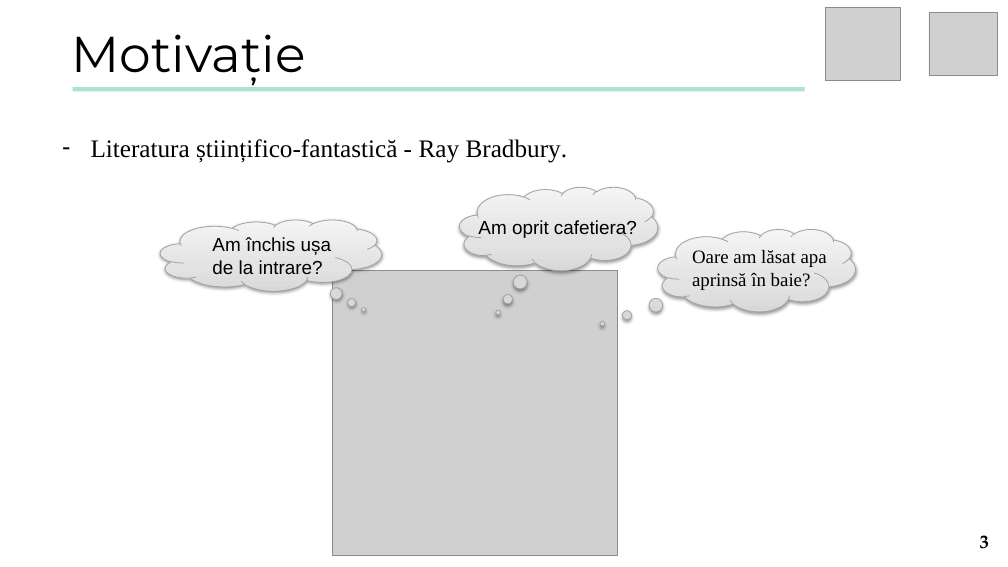
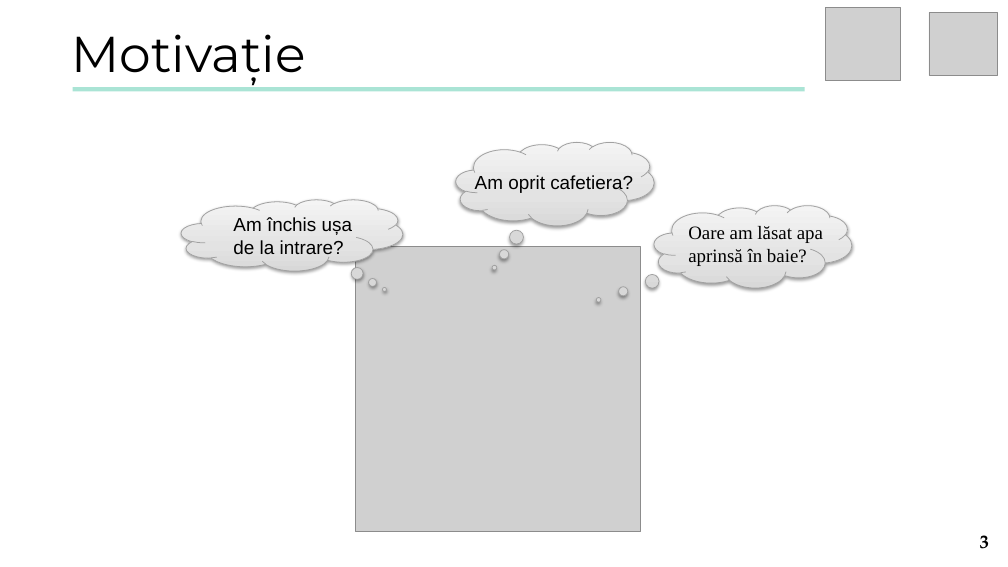
Before and after one commit to turcunicusor/Licenta, a slide deck: slide 3 of Documentation/Presentation.pptx. Drawn at 1008x567 pixels with LibreOffice and Linux fonts; fonts in the diff are those of the drawing; grey boxes stand for pictures. Boxes give left, top, right and bottom in pixels: in the first picture for what was removed or moved away, otherwise in the second. Text is boxed around its words. In the diff, an @@ line names an element or a change of style, - is before the commit and + after.

Commit message:
updated doc and presentation

```diff
--- a/Documentation/Presentation.pptx
+++ b/Documentation/Presentation.pptx
@@ text removed at (91, 139, 567, 163) @@
-– Literatura științifico-fantastică - Ray Bradbury.
@@ thought cloud: place and size @@
-thought cloud at (460, 187, 658, 270)
+thought cloud at (456, 142, 654, 225)
@@ text "Am oprit cafetiera?": place and size @@
-text "Am oprit cafetiera?" at (478, 220, 637, 238)
+text "Am oprit cafetiera?" at (475, 175, 633, 193)
@@ thought cloud: place and size @@
-thought cloud at (160, 220, 382, 291)
+thought cloud at (181, 200, 403, 271)
@@ text "Am închis ușa de la ...": place and size @@
-text "Am închis ușa de la ..." at (212, 237, 331, 278)
+text "Am închis ușa de la ..." at (233, 217, 352, 258)
@@ thought cloud: place and size @@
-thought cloud at (658, 229, 856, 312)
+thought cloud at (654, 206, 852, 288)
@@ text "Oare am lăsat apa aprinsă ...": place and size @@
-text "Oare am lăsat apa aprinsă ..." at (692, 250, 827, 290)
+text "Oare am lăsat apa aprinsă ..." at (688, 226, 823, 266)
@@ picture: place and size @@
-picture at (333, 271, 618, 556)
+picture at (355, 247, 640, 532)
```
Also in this commit, not shown: 2 other slides changed, 3 other files.
